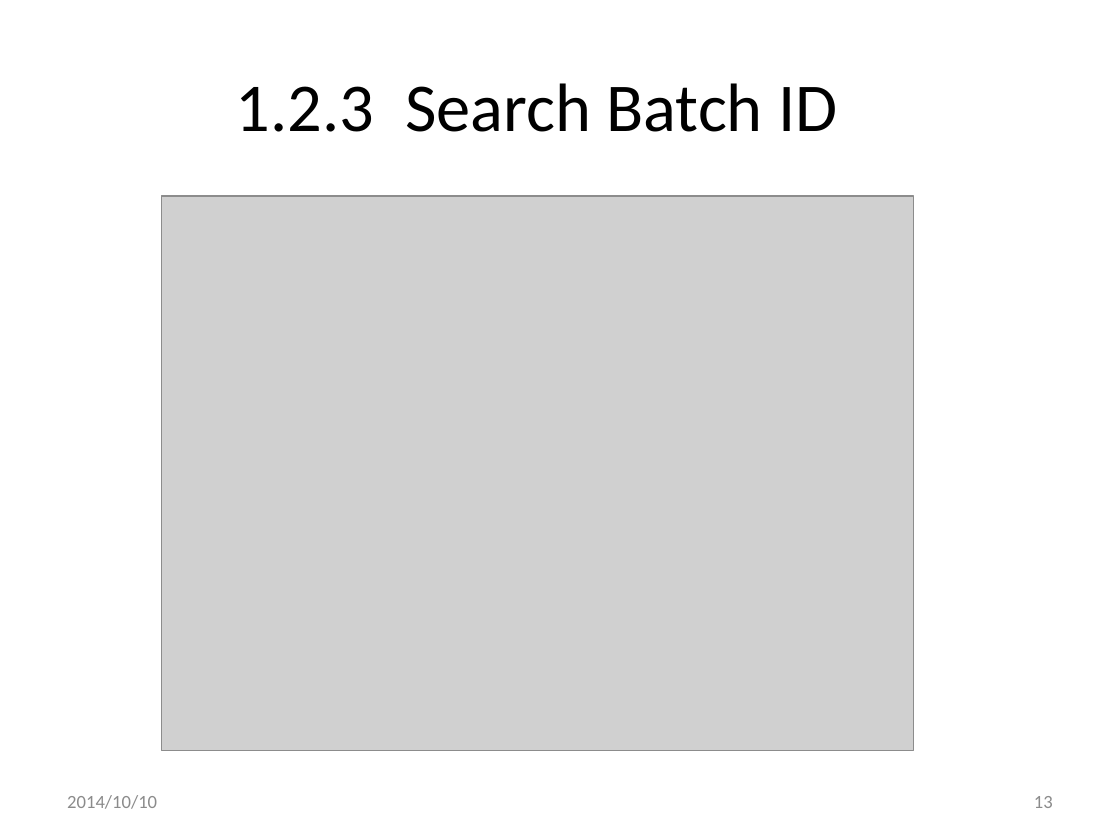
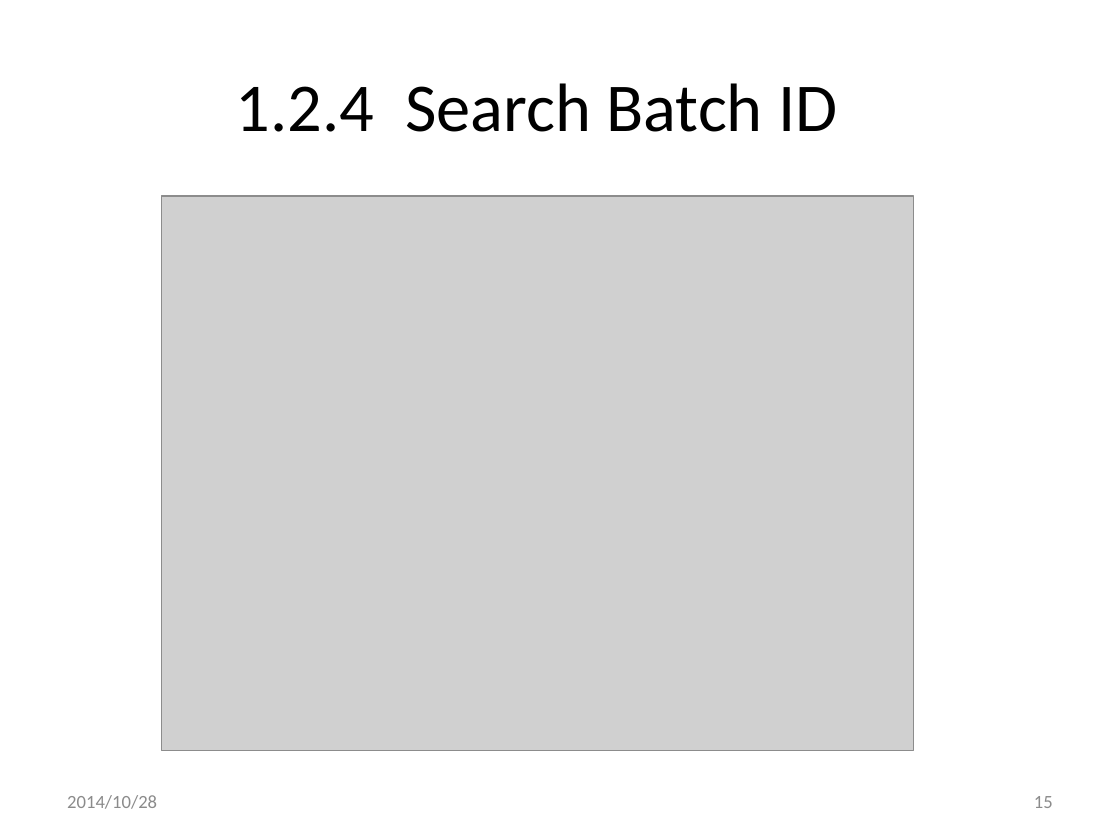
Before and after one commit to xlgwr/pie, a slide deck: slide 15 of FrmPIE/0PackingInformationEntry.pptx (slide 13 before the commit). Drawn at 1120x840 pixels with LibreOffice and Linux fonts; fonts in the diff are those of the drawing; grey boxes stand for pictures; background and template pictures are left out. Boxes give left, top, right and bottom in pixels: in the first picture for what was removed or moved away, otherwise in the second. Text is boxed around its words. In the diff, an @@ line names an element or a change of style, - is before the commit and + after.

```diff
--- a/FrmPIE/0PackingInformationEntry.pptx
+++ b/FrmPIE/0PackingInformationEntry.pptx
@@ title at (x1=236, y1=83, x2=837, y2=132): text changed @@
-1.2.3 Search Batch ID
+1.2.4 Search Batch ID
@@ text at (x1=67, y1=795, x2=157, y2=809): text changed @@
-2014/10/10
+2014/10/28
@@ page number at (x1=1034, y1=796, x2=1053, y2=808): text changed @@
-13
+15
```
Also in this commit, not shown: 18 other slides changed, 4 slides added, 2 other files.
